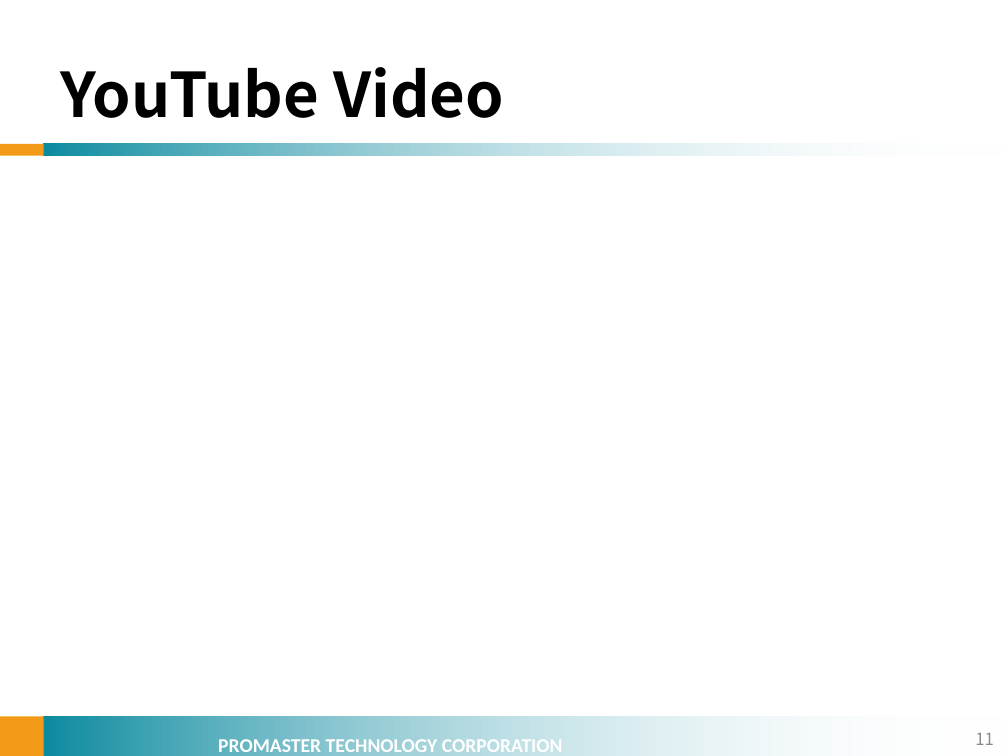
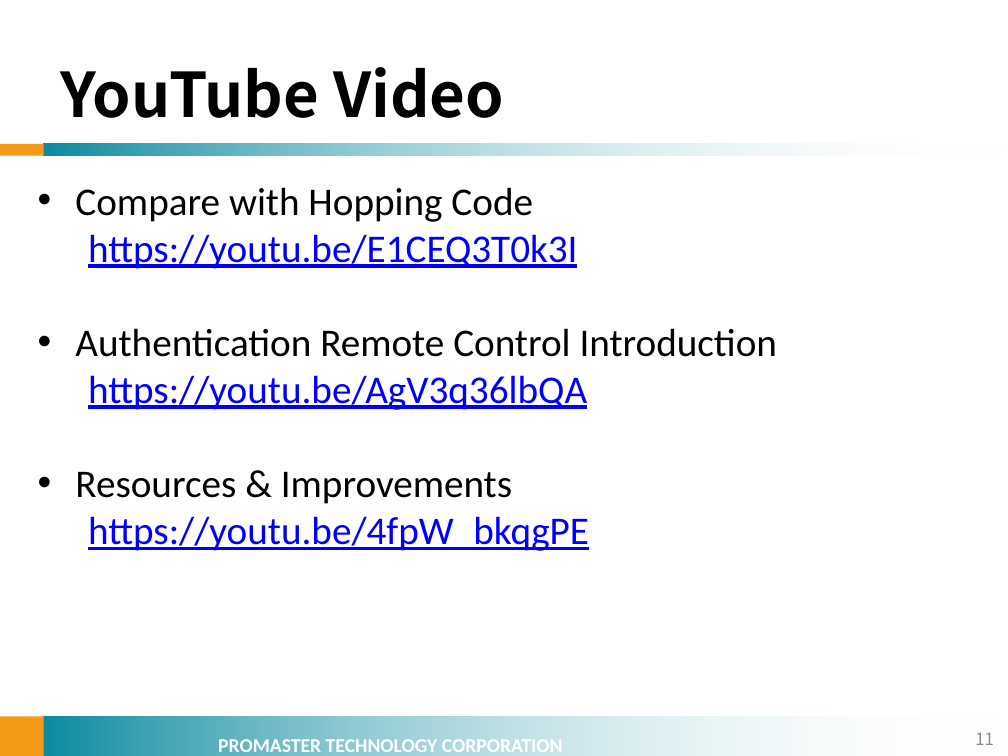
Before and after one commit to marten619/RemoteController, a slide deck: slide 11 of PPT/Secure Remote Control Introduction v1.pptx. Drawn at 1008x756 pixels with LibreOffice and Linux fonts; fonts in the diff are those of the drawing; background and template pictures are left out. Boxes give left, top, right and bottom in pixels: in the first picture for what was removed or moved away, otherwise in the second. Text is boxed around its words. In the diff, an @@ line names an element or a change of style, - is before the commit and + after.

```diff
--- a/PPT/Secure Remote Control Introduction v1.pptx
+++ b/PPT/Secure Remote Control Introduction v1.pptx
@@ text added at box(75, 187, 777, 551), 28 pt, text #0000FF, underline @@
+• Compare with Hopping Code
+  https://youtu.be/E1CEQ3T0k3I
+• Authentication Remote Control Introduction
+  https://youtu.be/AgV3q36lbQA
+• Resources & Improvements
+  https://youtu.be/4fpW_bkqgPE
```
Also in this commit, not shown: 4 other slides changed, 1 slide added, 2 slides removed, 1 other file.
